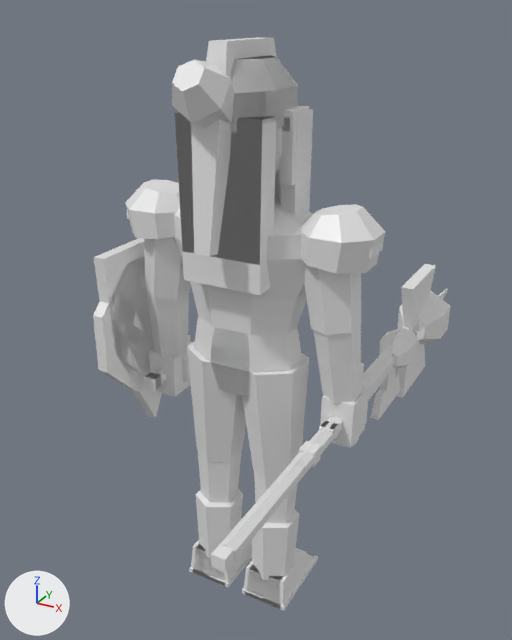
A saved change to the glTF model assets/models/human/human.glb.
Before and after are seen from a camera (50 mm lens) standing at (1.07, -1.89, 2.05) and looking at (-0.1, 0.24, 0.98). Lighting does not change. The marker at lower left points along +X, +Y and +Z. The older version comes first.

In view in the first picture: 'BodyFemale', 'BodyMale', 'HairCrest', 'HairFBun', 'HairFLong', 'HairFTail', 'HairLong', 'Main_axe2h', 'Main_staff', 'Shield_kite', 'Shield_round', 'Shoulders' and 11 more.
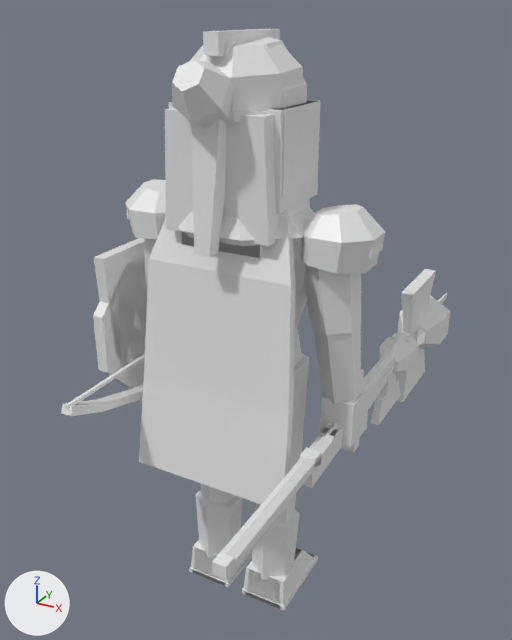
Boxes [x1, y1, x2, y2] around the edits, measured in the pictures (512 x 640 px):
'Cloak', added: after [139, 211, 303, 512]
'Helm_hood', added: after [165, 37, 321, 246]
'Helm_plate', added: after [203, 29, 307, 108]
'Helm_coif', added (mostly hidden): after [168, 100, 320, 246]
'Ranged_bow', added: after [61, 354, 145, 416]
'Ranged_gun', added: after [302, 333, 412, 488]
'Helm_cap', added (mostly hidden): after [225, 111, 267, 122]
'HairLong', unchanged, covered by the edit: before [175, 55, 309, 265]; after [182, 232, 260, 258]
'HairFLong', unchanged, covered by the edit: before [175, 109, 313, 295]; after [181, 198, 310, 257]
'BodyFemale', unchanged, covered by the edit: before [189, 117, 314, 609]; after [192, 343, 314, 609]
'HairCrest', unchanged, covered by the edit: before [206, 37, 277, 78]; after [206, 39, 258, 61]

Diff of the bpy script that builds the scene:
```diff
--- a/assets/models/human/human.glb.py
+++ b/assets/models/human/human.glb.py
@@ me_ranged_gun @@
+me_ranged_gun.from_pydata(...)  # 28 vertices, 44 faces; spans x 0.312..0.382, y -0.265..0.656, z 0.719..0.851
+me_ranged_gun.materials.append(mat_character)  # white #e7e7e7
@@ me_ranged_bow @@
+me_ranged_bow.from_pydata(...)  # 72 vertices, 108 faces; spans x -0.369..-0.324, y -0.519..0.592, z 0.763..0.932
+me_ranged_bow.materials.append(mat_character)  # white #e7e7e7
@@ me_helm_plate @@
+me_helm_plate.from_pydata(...)  # 56 vertices, 96 faces; spans x -0.164..0.164, y -0.185..0.205, z 1.515..1.991
+me_helm_plate.materials.append(mat_character)  # white #e7e7e7
@@ me_helm_hood @@
+me_helm_hood.from_pydata(...)  # 64 vertices, 108 faces; spans x -0.24..0.24, y -0.211..0.161, z 1.43..1.97
+me_helm_hood.materials.append(mat_character)  # white #e7e7e7
@@ me_helm_coif @@
+me_helm_coif.from_pydata(...)  # 64 vertices, 108 faces; spans x -0.218..0.218, y -0.188..0.161, z 1.418..1.965
+me_helm_coif.materials.append(mat_character)  # white #e7e7e7
@@ me_helm_cap @@
+me_helm_cap.from_pydata(...)  # 40 vertices, 72 faces; spans x -0.185..0.185, y -0.198..0.194, z 1.762..1.943
+me_helm_cap.materials.append(mat_character)  # white #e7e7e7
@@ me_cloak @@
+me_cloak.from_pydata(...)  # 36 vertices, 60 faces; spans x -0.28..0.28, y -0.275..-0.01, z 0.598..1.496
+me_cloak.materials.append(mat_character)  # white #e7e7e7
@@ ob_ranged_gun @@
+ob_ranged_gun = bpy.data.objects.new('Ranged_gun', me_ranged_gun)
+ob_ranged_gun.location = (0.0, 0.0, 0.0)
@@ ob_ranged_bow @@
+ob_ranged_bow = bpy.data.objects.new('Ranged_bow', me_ranged_bow)
+ob_ranged_bow.location = (0.0, 0.0, 0.0)
@@ ob_helm_plate @@
+ob_helm_plate = bpy.data.objects.new('Helm_plate', me_helm_plate)
+ob_helm_plate.location = (0.0, 0.0, 0.0)
@@ ob_helm_hood @@
+ob_helm_hood = bpy.data.objects.new('Helm_hood', me_helm_hood)
+ob_helm_hood.location = (0.0, 0.0, 0.0)
@@ ob_helm_coif @@
+ob_helm_coif = bpy.data.objects.new('Helm_coif', me_helm_coif)
+ob_helm_coif.location = (0.0, 0.0, 0.0)
@@ ob_helm_cap @@
+ob_helm_cap = bpy.data.objects.new('Helm_cap', me_helm_cap)
+ob_helm_cap.location = (0.0, 0.0, 0.0)
@@ ob_cloak @@
+ob_cloak = bpy.data.objects.new('Cloak', me_cloak)
+ob_cloak.location = (0.0, 0.0, 0.0)
```
